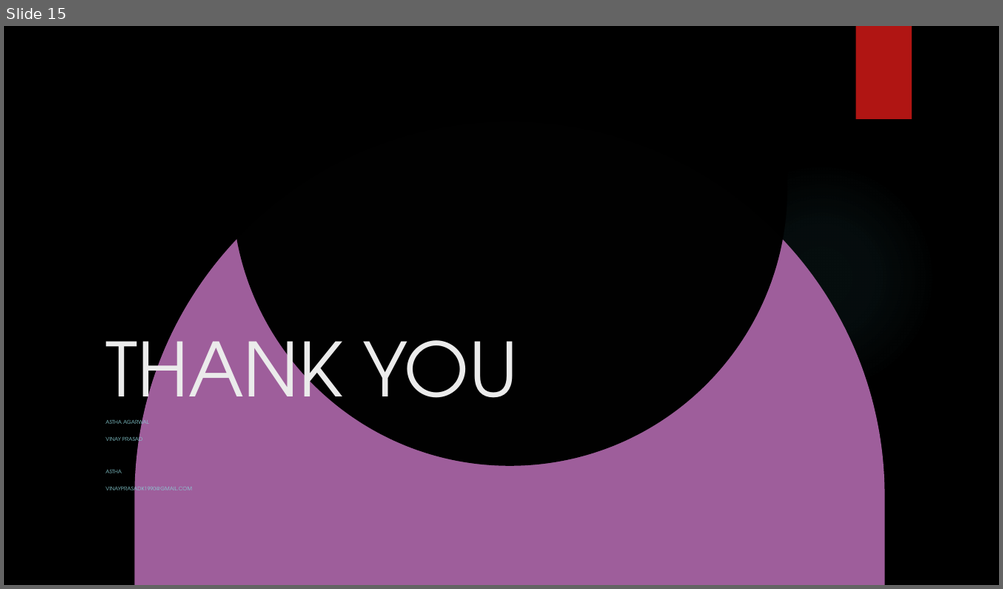
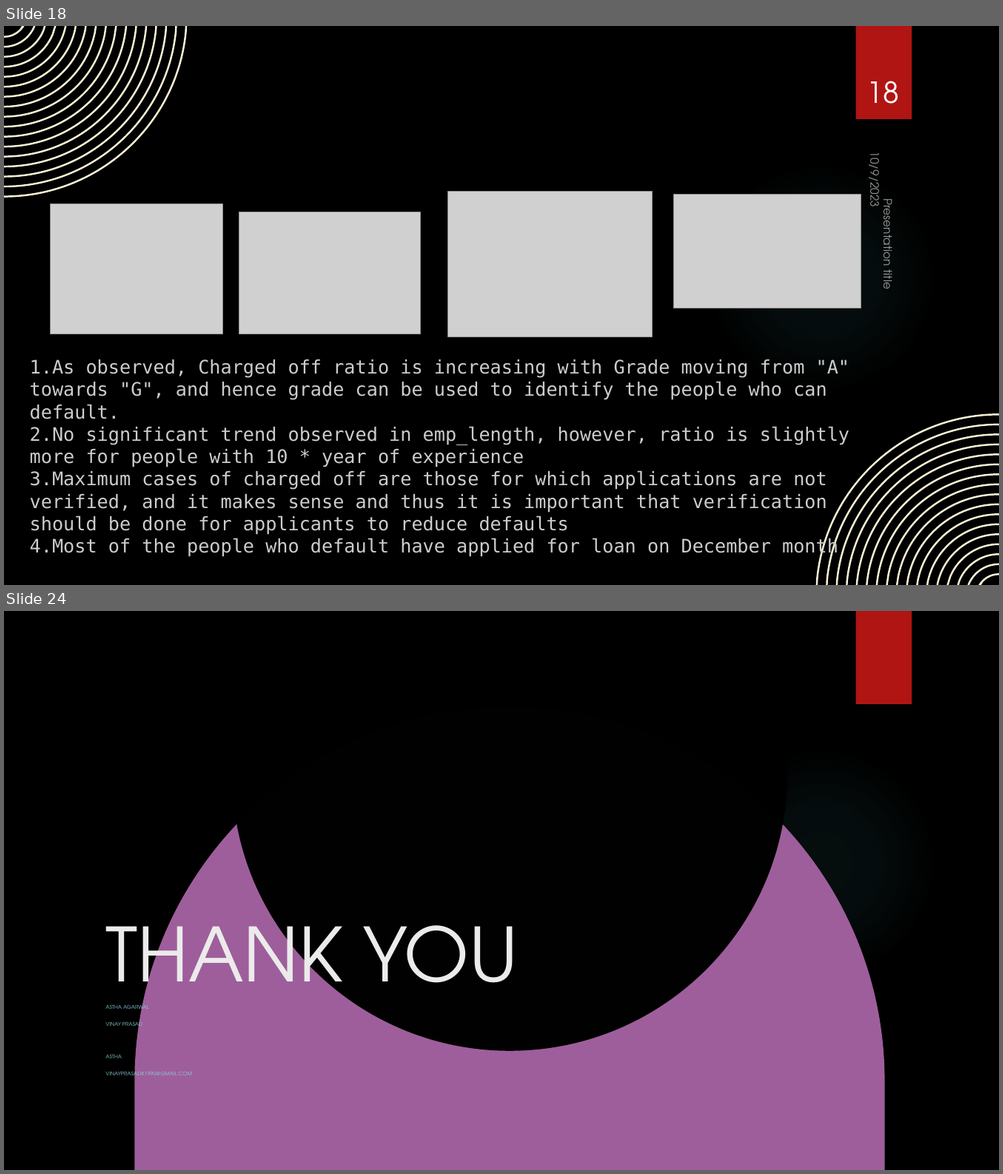
Before and after one commit to asthaa29/lendingcasestudy, a slide deck: EDA Case Study.pptx. Shown one above the other, each under a label of ours: slide 15 before the commit, slides 18 and 24 after it; the slides between them are not shown. The pictures are 1003x589 and 1003x1174 pixels, drawn with LibreOffice and Linux fonts; fonts in the diff are those of the drawing; grey boxes stand for pictures; background and template pictures are left out. Boxes give left, top, right and bottom in pixels: in the first picture for what was removed or moved away, otherwise in the second. Text is boxed around its words. In the diff, an @@ line names an element or a change of style, - is before the commit and + after.

```diff
--- a/EDA Case Study.pptx
+++ b/EDA Case Study.pptx
@@ slide 18 added at (x1=4, y1=26, x2=999, y2=585), background picture (left out); not listed: 2 template elements that a slide beside it also shows @@
@@ freeform shape added at (x1=4, y1=26, x2=187, y2=198), fill #FAF1D4 @@
@@ page number added at (x1=867, y1=81, x2=899, y2=104), 28 pt, text #FFFFFF @@
+18
@@ text added at (x1=865, y1=158, x2=884, y2=207), 11 pt, text #FFFFFF at 60% opacity @@
+10/9/2023
@@ picture added at (x1=448, y1=191, x2=652, y2=337) @@
@@ picture added at (x1=673, y1=195, x2=860, y2=309) @@
@@ picture added at (x1=51, y1=204, x2=222, y2=334) @@
@@ picture added at (x1=239, y1=212, x2=421, y2=335) @@
@@ text added at (x1=877, y1=205, x2=896, y2=289), 11 pt, text #FFFFFF at 60% opacity @@
+Presentation title
@@ text added at (x1=30, y1=360, x2=850, y2=557), 18 pt, text #CCCCCC @@
+1.As observed, Charged off ratio is increasing with Grade moving from "A" towards "G", and hence grade can be used to identify the people who can default.
+2.No significant trend observed in emp_length, however, ratio is slightly more for people with 10 * year of experience
+3.Maximum cases of charged off are those for which applications are not verified, and it makes sense and thus it is important that verification should be done for applicants to reduce defaults
+4.Most of the people who default have applied for loan on December month
@@ freeform shape added at (x1=816, y1=414, x2=999, y2=585), fill #FAF1D4 @@
@@ what was slide 15 is now slide 24 @@
```
Also in this commit, not shown: 4 slides changed, 11 other slides added, 3 slides removed.
